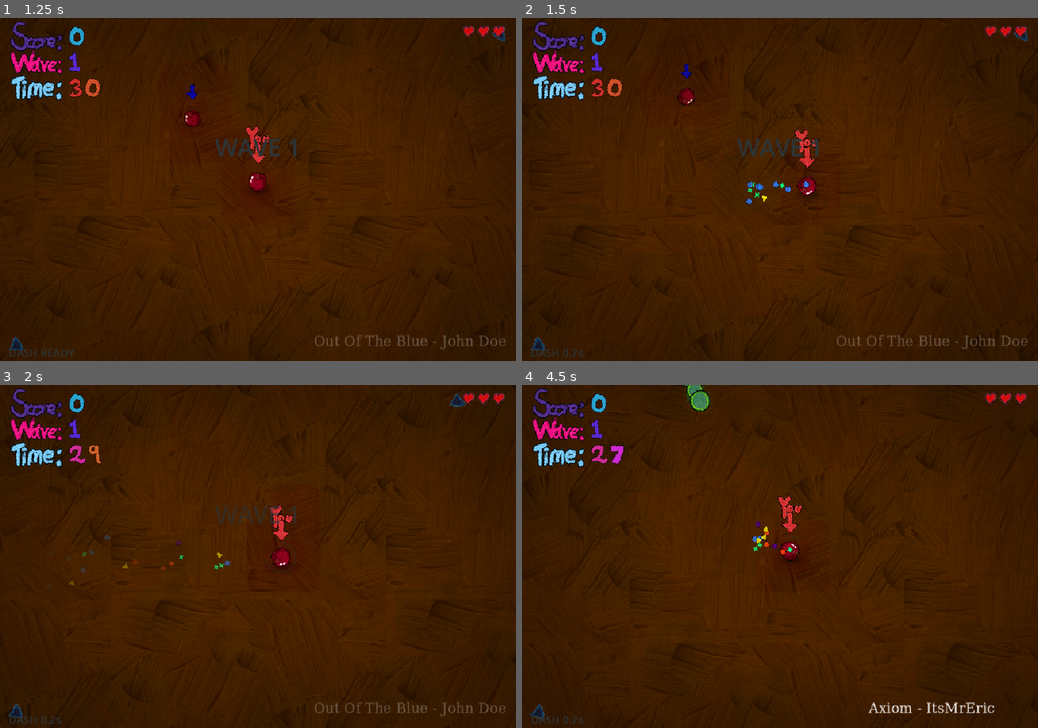
Above: before the commit, frames 1-4 (two rows, left to right).
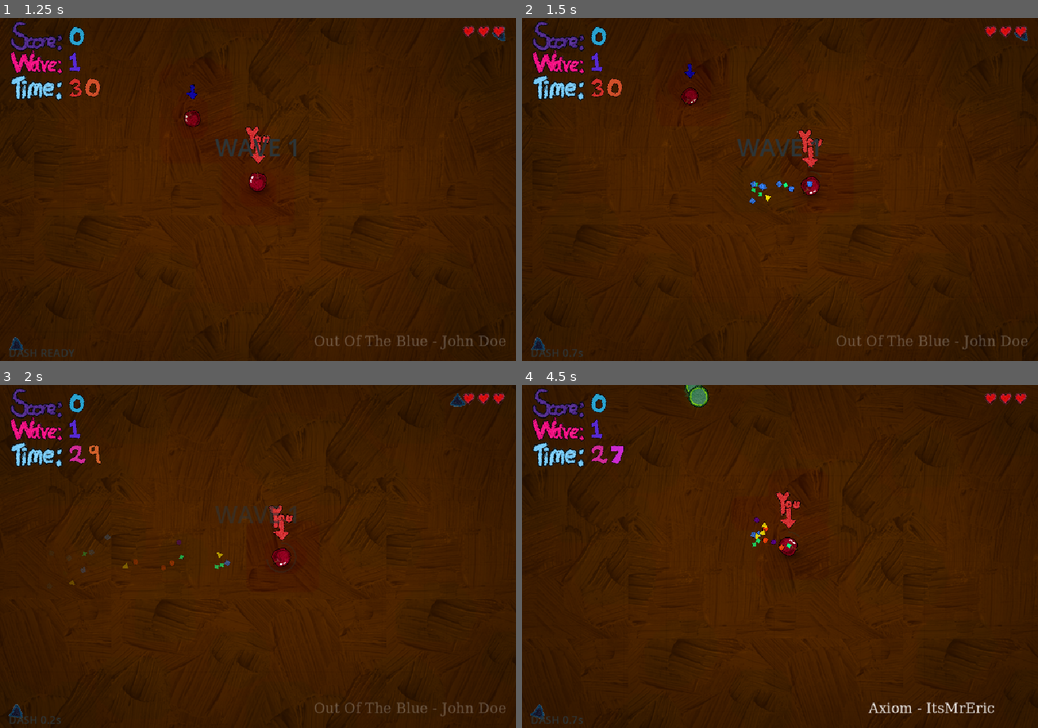
Above: after the commit, the same moments.

Repository: wizenroom/youre-the-food
Game: Godot game, scene res://scenes/main.tscn
Same seed, same stepped clock (60 frames per second), same inputs: the game is played once before the commit and once after it.
Inputs (mouse positions are in pixels of both pictures, inside the frame that each line leads up to):
- Up to frame 1 (1.25 s): click (263, 268) at 0.5 s
- Up to frame 2 (1.5 s): tap Enter (menu_start) at 1.25 s; move the mouse to (893, 172) at 1.27 s; hold D (move_right) from 1.28 s (still down); tap Space (dash) at 1.35 s
- Up to frame 3 (2 s): keep holding D (move_right)
- Up to frame 4 (4.5 s): move the mouse to (676, 573) at 2.02 s; release D (move_right) at 2.03 s; hold S (move_down) 2.03-2.78 s; tap Space (dash) every 0.75 s from 2.1 to 4.35 s; move the mouse to (831, 481) at 2.77 s; hold D (move_right) 2.78-3.53 s; move the mouse to (754, 625) at 3.52 s; hold W (move_up) 3.53-4.28 s; move the mouse to (934, 607) at 4.27 s; hold A (move_left) from 4.28 s (still down)

Frame 1 is identical in both runs. In frame 2, 1.0% of the frame differs, in the area x 0-100%, y 2-99%; in frame 3, 0.2%; in frame 4, 1.1%, in the area x 4-87%, y 0-100%.

Commit message:
Freeze Frames

Diff:
--- a/scripts/main.gd
+++ b/scripts/main.gd
@@ -503,6 +503,7 @@
 		offset = Vector2.ZERO
 
 
+
 func _update_game(dt: float) -> void:
 	wave_banner = maxf(0, wave_banner - dt)
 	aim = get_global_mouse_position()
@@ -548,6 +549,11 @@
 			# armor blocks the dash, even pierce
 			if body_hit >= 0 and s.is_armored_at(body_hit) and not head_hit:
 				$World/Effects.popup(player.position + Vector2(0, -30), TEX_BLOCK)
+				if s.willdie():
+					slowtime(0.2,0.2)
+				else:
+					slowtime(0.1, 0.2)
+
 				s.hit(player.vel)
 				player.vel *= -0.55
 				player.dash_time = 0
@@ -559,6 +565,11 @@
 				break
 
 			if head_hit or (body_hit >= 0 and body_hit <= 2):
+				if s.willdie():
+					slowtime(0.2,0.2)
+				else:
+					slowtime(0.1, 0.2)
+
 				s.hit(player.vel)
 				var boom: Vector2 = s.explode_head()
 				spawn_hit_spark(boom, 60.0)
@@ -577,6 +588,11 @@
 				break
 
 			if body_hit >= 0:
+				if s.willdie():
+					slowtime(0.2,0.2)
+				else:
+					slowtime(0.1, 0.2)
+
 				s.hit(player.vel)
 				s.cut_at(body_hit)
 				spawn_hit_spark(player.position)
@@ -714,6 +730,8 @@
 	for c in alive_critters():
 		if c.position.distance_to(player.position) < c.radius + player.radius:
 			if player.dash_time > 0:
+				freezeframe(0.05)
+
 				add_score(15)
 				spawn_hit_spark(c.position, 36.0)
 				spawn_critter_squish(c.position)
@@ -749,3 +767,14 @@
 # CAMERA SHAKE
 func shake(amount: float) -> void:
 	shake_strength = max(shake_strength, amount)
+
+func slowtime(lenght:float, speed:float):
+	print("SLOWING TIME", lenght, speed)
+	Engine.time_scale = speed
+	await get_tree().create_timer(lenght, true, false, true).timeout
+	Engine.time_scale = 1.0
+
+func freezeframe(time:float):
+	Engine.time_scale = 0.0
+	await get_tree().create_timer(time, true, false, true).timeout
+	Engine.time_scale = 1.0
--- a/scripts/player.gd
+++ b/scripts/player.gd
@@ -4,7 +4,10 @@
 
 @onready var vignette: ColorRect = get_tree().current_scene.get_node("CanvasLayer/ColorRect")
 @onready var vignette_mat: ShaderMaterial = vignette.material as ShaderMaterial
+
 var vignette_color: Color = Color.BLACK
+
+@onready var main = get_tree().current_scene
 
 #@onready var trail_painter := get_tree().current_scene.get_node("World/Background2/TrailPainter")
 
@@ -192,6 +195,8 @@
 	updateLastDashCount()
 
 	dashstream.play()
+	main.shake(50)
+
 
 
 
@@ -199,6 +204,7 @@
 	successfulhit = true
 	hitstream.play()
 	smallcrunch.play()
+	#main.freezeframe(0.05)
 
 func hit() -> void:
 	if invuln > 0:
--- a/scripts/snake.gd
+++ b/scripts/snake.gd
@@ -53,6 +53,7 @@
 @export var hit_spring := 100.0
 @export var hit_damping := 8.0
 
+@onready var main = get_tree().current_scene
 
 @onready var trail_painter := get_tree().current_scene.get_node("World/Background2/TrailPainter")
 
@@ -281,6 +282,12 @@
 			best_d = d
 			best = i
 	return best
+
+func willdie() -> bool:
+	if segments.is_empty():
+		return true
+
+	return false
 
 
 func hit_head(p: Vector2, r: float) -> bool:
Not shown, added: scenes/main.tscn8686276758.tmp
Not shown, added: scenes/main.tscn8690364709.tmp
Not shown, added: scenes/main.tscn9225057423.tmp
Not shown, added: scenes/main.tscn9285549174.tmp
